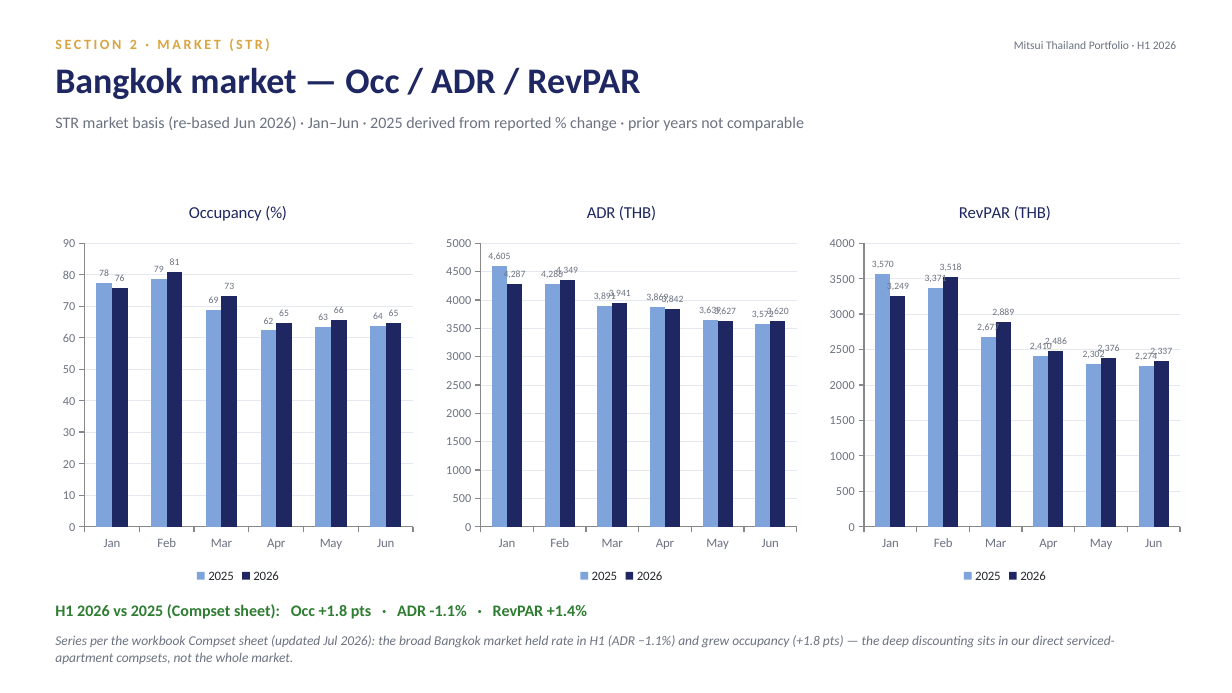
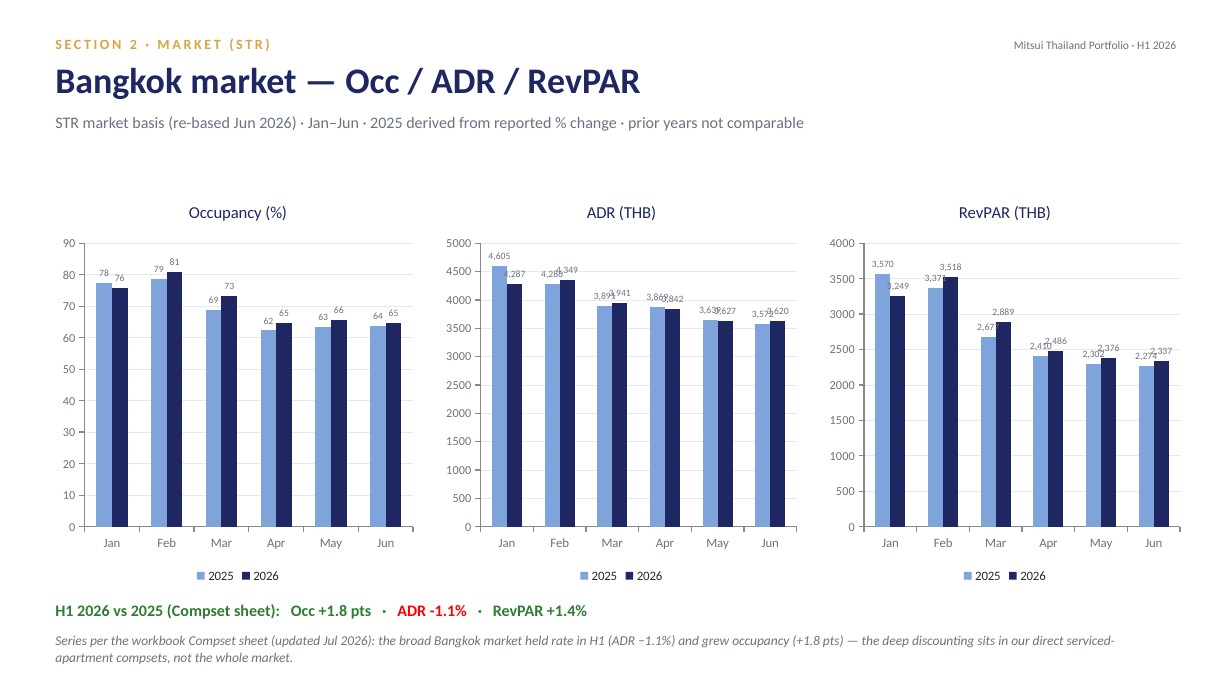
Before and after one commit to Chavin2543/mae-workspace, a slide deck: slide 12 of output/Portfolio_Performance_Report_H1-2026.pptx. Drawn at 1232x693 pixels with LibreOffice and Linux fonts; fonts in the diff are those of the drawing. Boxes give left, top, right and bottom in pixels: in the first picture for what was removed or moved away, otherwise in the second. Text is boxed around its words. In the diff, an @@ line names an element or a change of style, - is before the commit and + after.

```diff
--- a/output/Portfolio_Performance_Report_H1-2026.pptx
+++ b/output/Portfolio_Performance_Report_H1-2026.pptx
@@ text "H1 2026 vs 2025 (Compset ..." at (55,604,587,619): text colour #2E7D32 to #FF0000 in "ADR -1.1%" @@
```
Also in this commit, not shown: 17 other slides changed, 2 slides removed, 1 other file.
